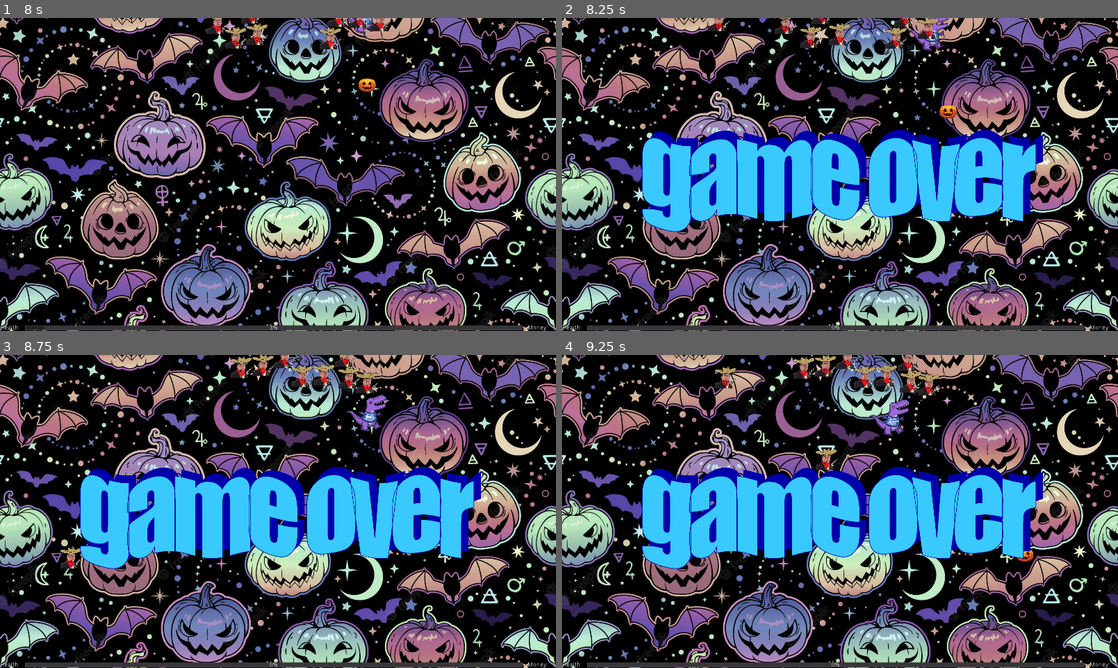
Above: before the commit, frames 1-4 (two rows, left to right).
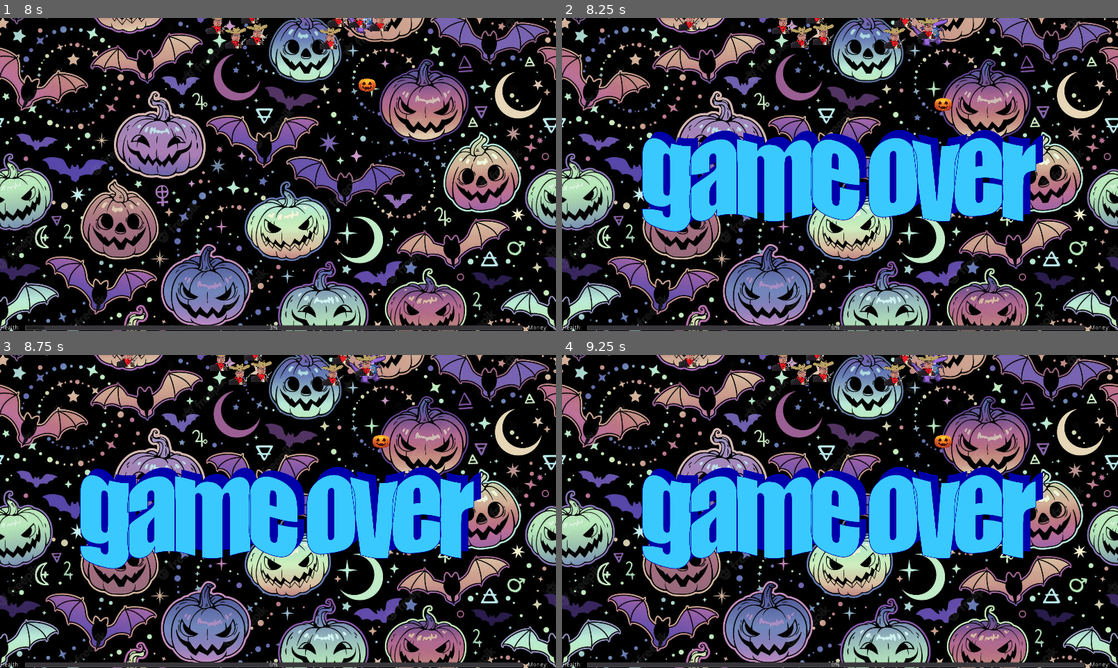
Above: after the commit, the same moments.

Repository: LMBishop/LikKanShootdown
Game: Godot game, scene res://Node2D.tscn
Two runs of this game, one before a commit and one after it. Both use one fixed random seed, a clock stepped at 60 frames per second and the inputs below.
Inputs (mouse positions are in pixels of both pictures, inside the frame that each line leads up to):
- Up to frame 1 (8 s): move the mouse to (250, 237) at 0.52 s; hold Space (click) 0.53-1.28 s; hold Up (up) 0.53-2.03 s; move the mouse to (444, 221) at 1.27 s; tap Space (click) every 1.5 s from 1.35 to 7.35 s; move the mouse to (111, 127) at 2.02 s; hold Space (click) 2.03-2.78 s; hold Left (left) 2.03-3.53 s; move the mouse to (305, 174) at 2.77 s; move the mouse to (194, 96) at 3.52 s; hold Down (down) 3.53-4.28 s; hold Space (click) 3.53-4.28 s; move the mouse to (400, 158) at 4.27 s; hold Right (right) 4.28-5.03 s; move the mouse to (166, 190) at 5.02 s; hold Up (up) 5.03-5.78 s; hold Space (click) 5.03-5.78 s; move the mouse to (333, 105) at 5.77 s; hold Right (right) from 5.78 s (still down); move the mouse to (250, 237) at 6.52 s; hold Space (click) 6.53-7.28 s; move the mouse to (444, 221) at 7.27 s
- Up to frame 2 (8.25 s): move the mouse to (673, 127) at 8.02 s; release Right (right) at 8.03 s; hold Down (down) from 8.03 s (still down); hold Space (click) from 8.03 s (still down)
- Up to frame 3 (8.75 s): keep holding Down (down); keep holding Space (click)
- Up to frame 4 (9.25 s): move the mouse to (867, 511) at 8.77 s; release Down (down) at 8.78 s; release Space (click) at 8.78 s; hold Left (left) from 8.78 s (still down); tap Space (click) at 8.85 s

Frame 1 is identical in both runs. In frame 2, 1.4% of the frame differs, in the area x 21-71%, y 0-32%; in frame 3, 2.4%; in frame 4, 2.7%, in the area x 21-85%, y 0-66%.

Commit message:
Add pause screen

Diff:
--- a/Wordart.gd
+++ b/Wordart.gd
@@ -5,3 +5,4 @@
 
 func _on_player_dead():
 	visible = true
+	get_tree().paused = true
